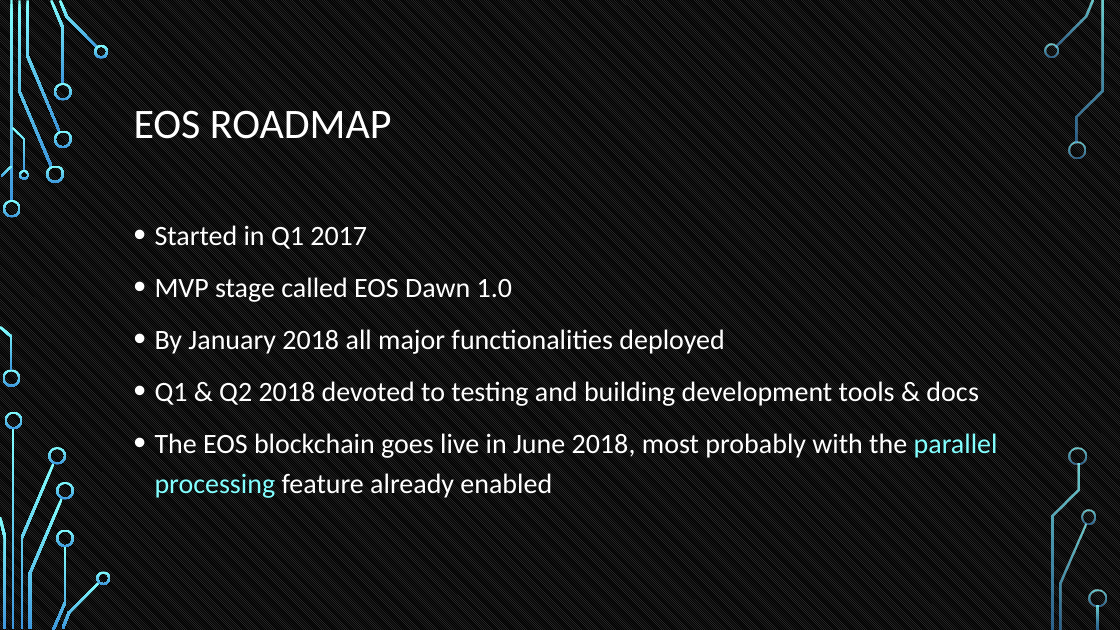
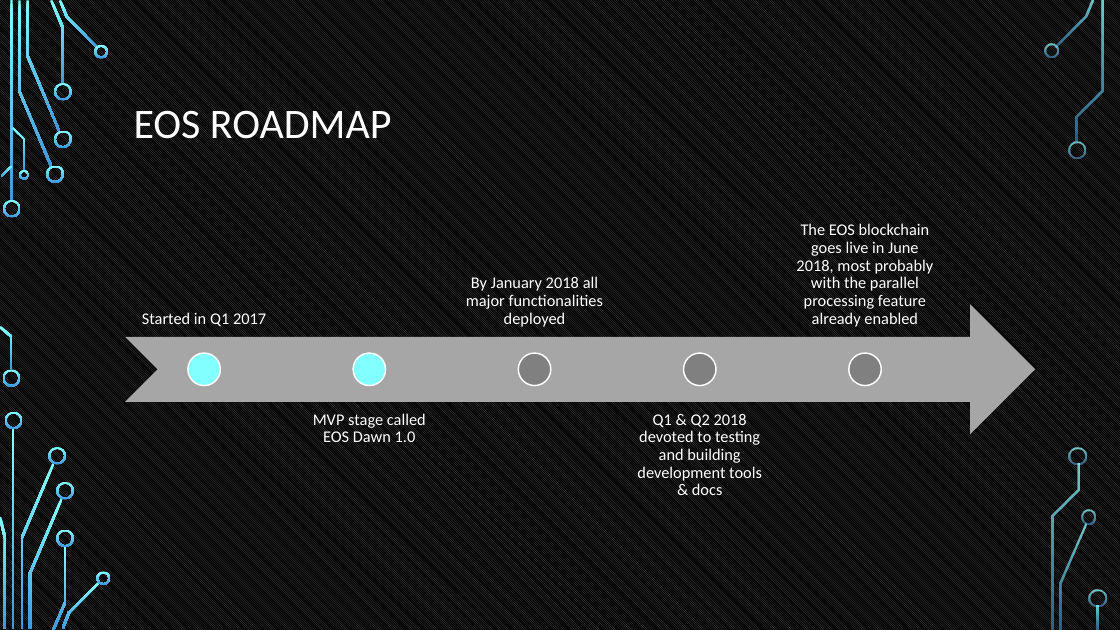
Before and after one commit to tokenika/tokenika.github.io, a slide deck: slide 40 of WarsawBlock.pptx. Drawn at 1120x630 pixels with LibreOffice and Linux fonts; fonts in the diff are those of the drawing. Boxes give left, top, right and bottom in pixels: in the first picture for what was removed or moved away, otherwise in the second. Text is boxed around its words. In the diff, an @@ line names an element or a change of style, - is before the commit and + after.

```diff
--- a/WarsawBlock.pptx
+++ b/WarsawBlock.pptx
@@ text removed at (x1=155, y1=225, x2=998, y2=498) @@
-• Started in Q1 2017
-• MVP stage called EOS Dawn 1.0
-• By January 2018 all major functionalities deployed
-• Q1 & Q2 2018 devoted to testing and building development tools & docs
-• The EOS blockchain goes live in June 2018, most probably with the parallel processing feature already enabled
@@ group added at (x1=125, y1=223, x2=1035, y2=495): 5 texts, 5 ellipses, 1 notched right arrow @@
+Started in Q1 2017
+MVP stage called EOS Dawn 1.0
+By January 2018 all major functionalities deployed
+Q1 & Q2 2018 devoted to testing and building development tools & docs
+The EOS blockchain goes live in June 2018, most probably with the parallel processing feature already enabled
```
Also in this commit, not shown: 6 other slides changed, 1 slide added.
